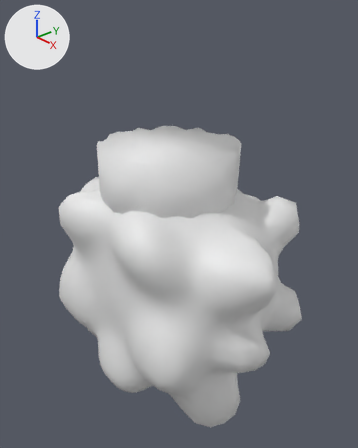
One commit to the Blender file Assets/Models/spikeBomb.blend: the scene before it, then after it.
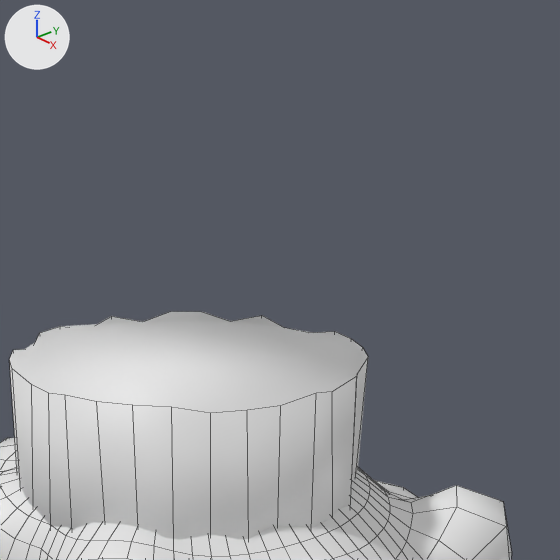
There are two pictures of each version: one whole from a camera (50 mm lens) standing at (1.566, -1.308, 1.177) and looking at (-0.01, 0.063, 0.225), one close up on the part from 26% to 89% of the width and 0% to 51% of the height. Lighting does not change. The marker at upper left points along +X, +Y and +Z. The close-ups show mesh edges as thin lines.
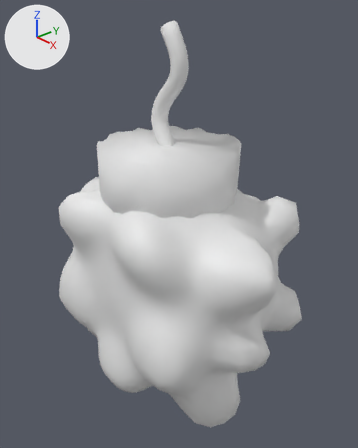
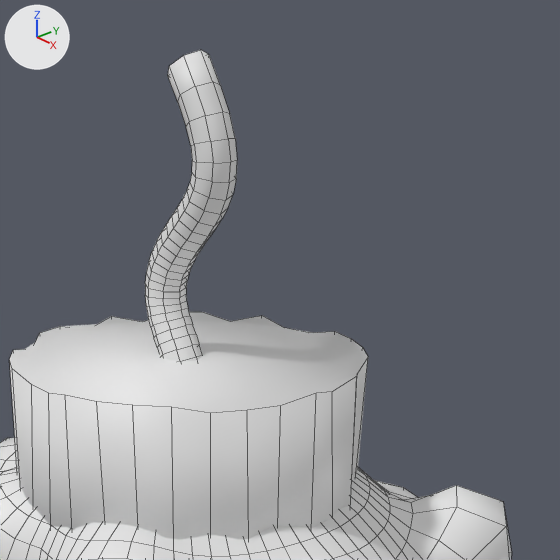
The change, as a list of edits to the scene's bpy script:
```text
Add me_mesh:
    me_mesh.from_pydata(...)  # 233 vertices, 228 faces; spans x -0.097..0.103, y -0.038..0.038, z 0.496..1.046
    me_mesh.polygons.foreach_set('use_smooth', [True] * 228)
Add ob_wick:
    ob_wick = bpy.data.objects.new('wick', me_mesh)
    ob_wick.location = (0.0, 0.0, 0.052)
```

Where the change shows, as pixel boxes [x1, y1, x2, y2] in the close-ups (560 x 560 px):
'wick', added: after [145, 50, 237, 361]
